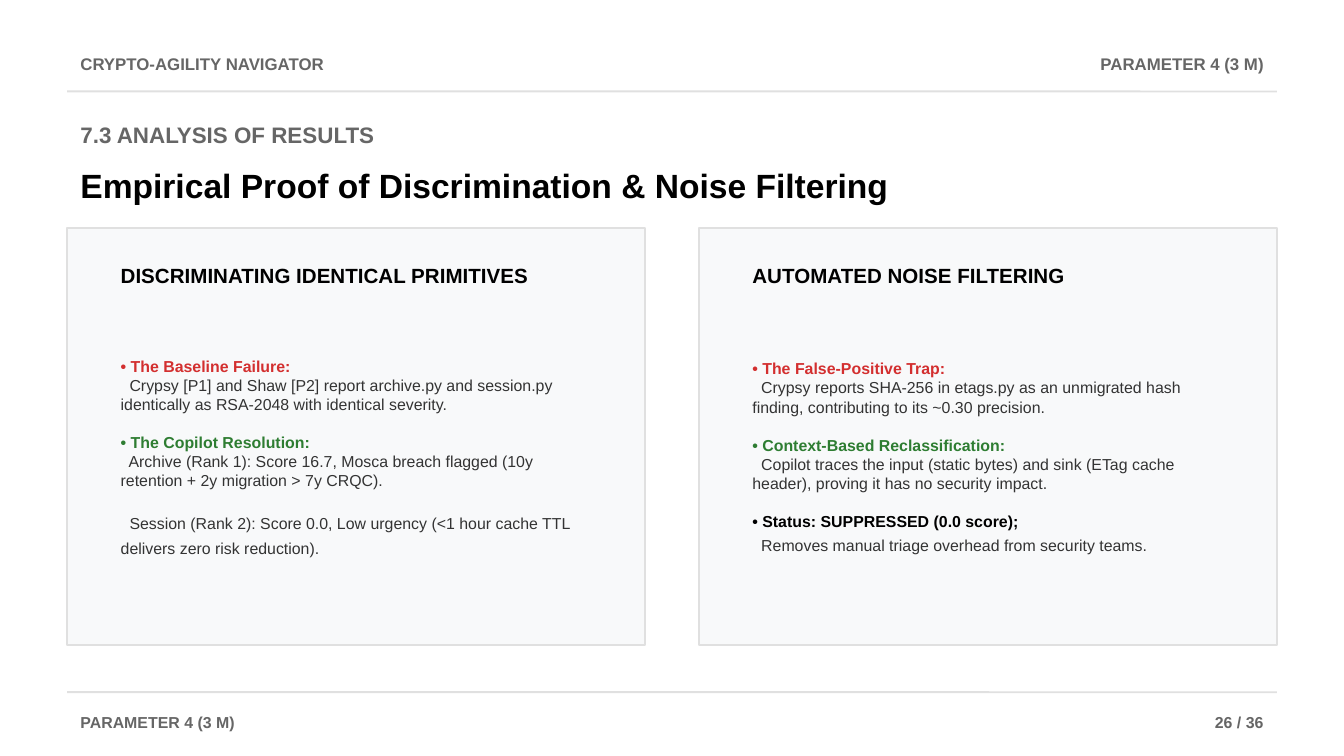
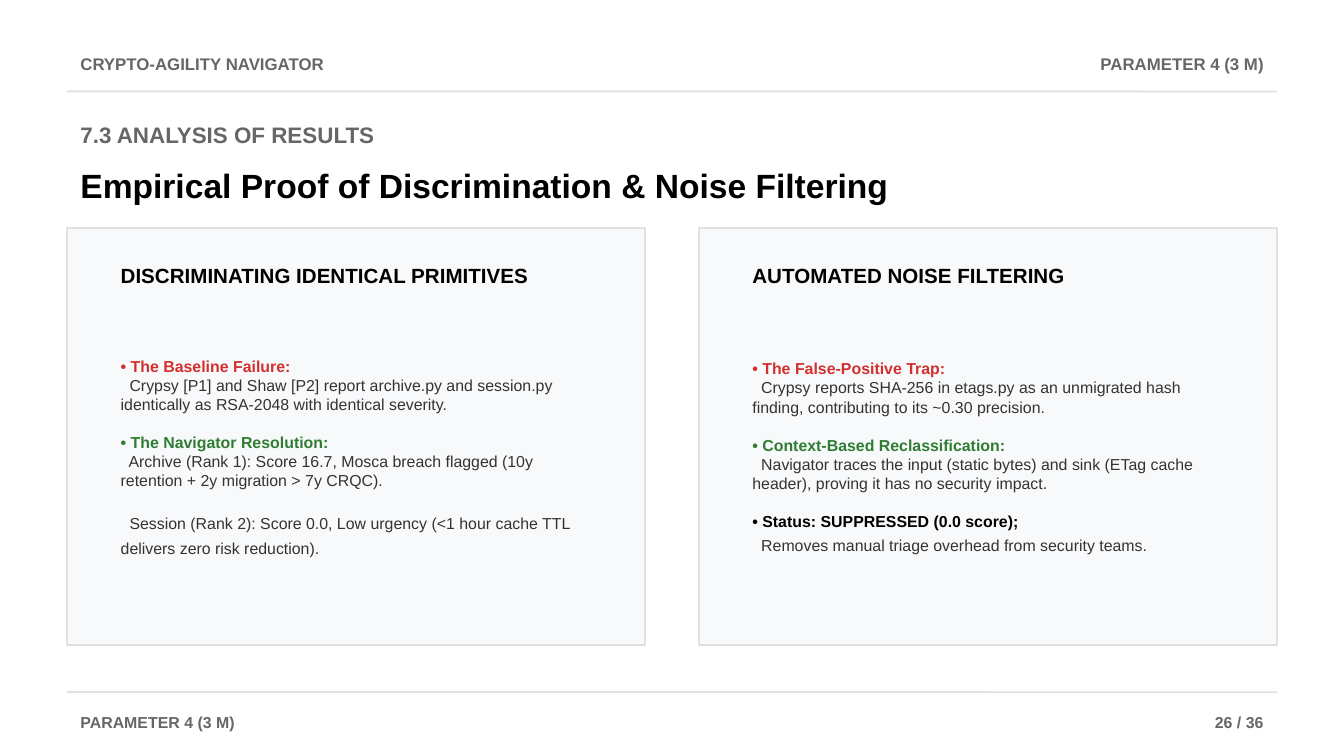
Before and after one commit to AviDhandhania/IDP-Project, a slide deck: slide 27 of Crypto-Agility_Navigator_Review2.pptx. Drawn at 1344x756 pixels with LibreOffice and Linux fonts; fonts in the diff are those of the drawing. Boxes give left, top, right and bottom in pixels: in the first picture for what was removed or moved away, otherwise in the second. Text is boxed around its words. In the diff, an @@ line names an element or a change of style, - is before the commit and + after.

Commit message:
Replace all lingering standalone references from Copilot to Navigator

```diff
--- a/Crypto-Agility_Navigator_Review2.pptx
+++ b/Crypto-Agility_Navigator_Review2.pptx
@@ text at bbox=[121, 360, 570, 558]: text changed @@
-• The Baseline Failure:
-Crypsy [P1] and Shaw [P2] report archive.py and session.py identically as RSA-2048 with identical severity.
-• The Copilot Resolution:
-Archive (Rank 1): Score 16.7, Mosca breach flagged (10y retention + 2y migration > 7y CRQC).
-Session (Rank 2): Score 0.0, Low urgency (<1 hour cache TTL delivers zero risk reduction).
+• The Baseline Failure:
+Crypsy [P1] and Shaw [P2] report archive.py and session.py identically as RSA-2048 with identical severity.
+• The Navigator Resolution:
+Archive (Rank 1): Score 16.7, Mosca breach flagged (10y retention + 2y migration > 7y CRQC).
+Session (Rank 2): Score 0.0, Low urgency (<1 hour cache TTL delivers zero risk reduction).
@@ text at bbox=[752, 362, 1193, 555]: text changed @@
-• The False-Positive Trap:
-Crypsy reports SHA-256 in etags.py as an unmigrated hash finding, contributing to its ~0.30 precision.
-• Context-Based Reclassification:
-Copilot traces the input (static bytes) and sink (ETag cache header), proving it has no security impact.
-• Status: SUPPRESSED (0.0 score);
-Removes manual triage overhead from security teams.
+• The False-Positive Trap:
+Crypsy reports SHA-256 in etags.py as an unmigrated hash finding, contributing to its ~0.30 precision.
+• Context-Based Reclassification:
+Navigator traces the input (static bytes) and sink (ETag cache header), proving it has no security impact.
+• Status: SUPPRESSED (0.0 score);
+Removes manual triage overhead from security teams.
```
Also in this commit, not shown: 2 other slides changed, 7 other files.
